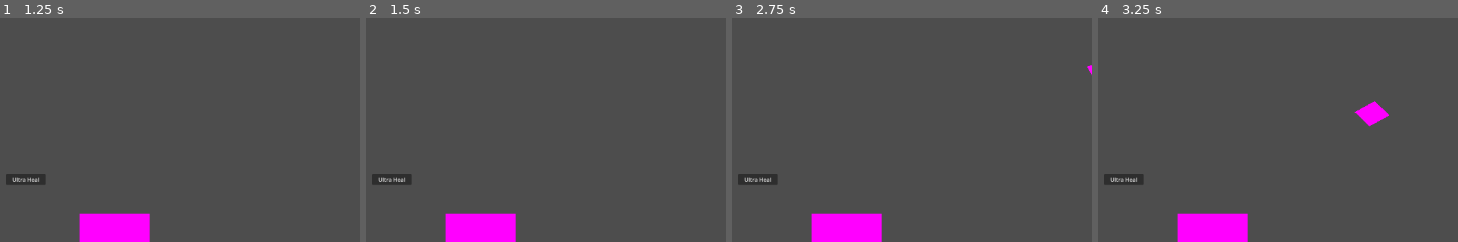
Above: before the commit, frames 1-4 (left to right).
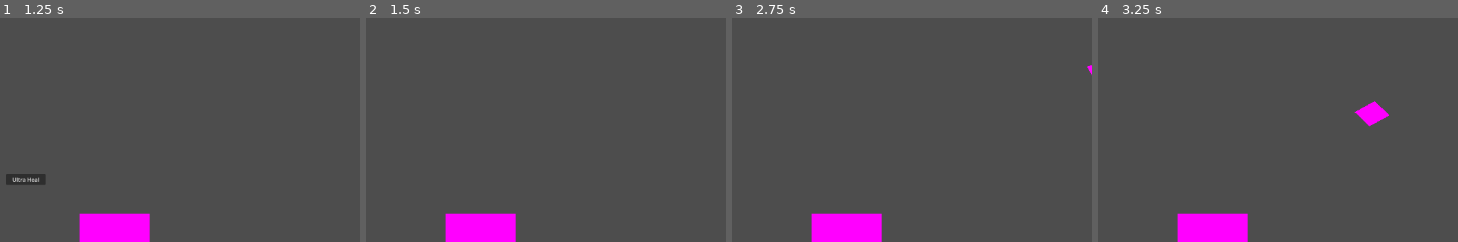
Above: after the commit, the same moments.

Repository: WolfMongress/from_the_shadows_ps_gamejam
Game: Godot game, scene res://battle_scene.tscn
Same seed, same stepped clock (60 frames per second), same inputs: the game is played once before the commit and once after it. Before the commit the project has no main scene; this scene is started directly in both runs.
Inputs (mouse positions are % of the whole screen's width and height, from its top left):
- Up to frame 1 (1.25 s): click "Attack" at 0.5 s
- Up to frame 2 (1.5 s): click "Ultra Heal" at 1.25 s
- Up to frame 3 (2.75 s): click (4, 59) at 2 s, where only the run before the commit has a clickable "Ultra Heal"
- Up to frame 4 (3.25 s): click (4, 59) at 2.75 s, where only the run before the commit has a clickable "Ultra Heal"
The pictures show only the part of the screen within x 0-50%, y 23-73%; the shares and areas given below are measured in that part.

Frame 1 is identical in both runs. In frame 2, 0.5% of the frame differs, in the area x 1-13%, y 69-75%; in frame 3, 0.5%; in frame 4, 0.5%.

Commit message:
fixed partner ui and readded phase 2

Diff:
--- a/Global.gd
+++ b/Global.gd
@@ -13,6 +13,9 @@
 
 var boss_turn = false
 var boss_phase_1 = true
+var boss_phase_2 = false
+
+var phase2_which_attack : int
 
 var boss_weakened
 var boss_ultra_weakened
--- a/battle_scene.tscn
+++ b/battle_scene.tscn
@@ -24,6 +24,26 @@
 wait_time = 2.8
 one_shot = true
 
+[node name="Phase 2 Attack 1" type="Timer" parent="."]
+wait_time = 2.1
+one_shot = true
+
+[node name="Phase 2 Attack 2" type="Timer" parent="."]
+wait_time = 2.1
+one_shot = true
+
+[node name="Phase 2 Attack 2 Delay" type="Timer" parent="."]
+wait_time = 5.0
+one_shot = true
+
+[node name="Phase 2 Attack 3" type="Timer" parent="."]
+wait_time = 1.5
+one_shot = true
+
+[node name="Phase 2 Attack 3 Delay" type="Timer" parent="."]
+wait_time = 3.0
+one_shot = true
+
 [node name="boss" parent="." instance=ExtResource("1_gyqp6")]
 position = Vector2(1046, 468)
 
@@ -34,9 +54,14 @@
 [node name="partner" parent="." instance=ExtResource("4_85tkj")]
 position = Vector2(135, 554)
 
-[node name="Enemy Projectile" type="Node2D" parent="." node_paths=PackedStringArray("phase1_timer")]
+[node name="Enemy Projectile" type="Node2D" parent="." node_paths=PackedStringArray("phase1_timer", "phase2_1_timer", "phase2_2_1_timer", "phase2_2_2_timer", "phase2_3_1_timer", "phase2_3_2_timer")]
 script = ExtResource("5_3ucay")
 phase1_timer = NodePath("../Timer")
+phase2_1_timer = NodePath("../Phase 2 Attack 1")
+phase2_2_1_timer = NodePath("../Phase 2 Attack 2")
+phase2_2_2_timer = NodePath("../Phase 2 Attack 2 Delay")
+phase2_3_1_timer = NodePath("../Phase 2 Attack 3")
+phase2_3_2_timer = NodePath("../Phase 2 Attack 3 Delay")
 metadata/_edit_group_ = true
 
 [node name="Path2D" type="Path2D" parent="Enemy Projectile"]
@@ -60,6 +85,14 @@
 
 [connection signal="timeout" from="Timer" to="Alchemia" method="_on_timer_timeout"]
 [connection signal="timeout" from="Timer" to="Enemy Projectile" method="_on_timer_timeout"]
+[connection signal="timeout" from="Phase 2 Attack 1" to="Alchemia" method="_on_phase_2_attack_1_timeout"]
+[connection signal="timeout" from="Phase 2 Attack 1" to="Enemy Projectile" method="_on_phase_2_attack_1_timeout"]
+[connection signal="timeout" from="Phase 2 Attack 2" to="Alchemia" method="_on_phase_2_attack_2_timeout"]
+[connection signal="timeout" from="Phase 2 Attack 2" to="Enemy Projectile" method="_on_phase_2_attack_2_timeout"]
+[connection signal="timeout" from="Phase 2 Attack 2 Delay" to="Enemy Projectile" method="_on_phase_2_attack_2_delay_timeout"]
+[connection signal="timeout" from="Phase 2 Attack 3" to="Alchemia" method="_on_phase_2_attack_3_timeout"]
+[connection signal="timeout" from="Phase 2 Attack 3" to="Enemy Projectile" method="_on_phase_2_attack_3_timeout"]
+[connection signal="timeout" from="Phase 2 Attack 3 Delay" to="Enemy Projectile" method="_on_phase_2_attack_3_delay_timeout"]
 [connection signal="player_turn" from="boss" to="Alchemia" method="_on_placeholderboss_player_turn"]
 [connection signal="attacking_regular" from="Alchemia" to="boss" method="_on_alchemia_attacking_regular"]
 [connection signal="bear_bear" from="Alchemia" to="partner" method="_on_alchemia_bear_bear"]
--- a/enemy_projectile.gd
+++ b/enemy_projectile.gd
@@ -5,7 +5,23 @@
 @export var speed = 200
 
 @export var phase1_timer : Timer
+
+#phase 2 fast single bottle
+@export var phase2_1_timer : Timer
+#phase 2 multi bottle
+@export var phase2_2_1_timer : Timer
+#phase 2 multi bottle 5s delays
+@export var phase2_2_2_timer : Timer
+#phase 2 dash
+@export var phase2_3_1_timer : Timer
+#phase 2 dash wind up
+@export var phase2_3_2_timer : Timer
+
 var projectile_out = false
+
+var rng = RandomNumberGenerator.new()
+
+var bottle_counter = 3
 
 func _ready():
 	$Path2D/PathFollow2D.progress_ratio
@@ -15,9 +31,26 @@
 	if Global.boss_turn != false:
 		path_follow.progress += speed * delta
 		if not projectile_out:
-			show()
-			phase1_timer.start()
-			projectile_out = true
+			if Global.boss_phase_1:
+				show()
+				phase1_timer.start()
+				projectile_out = true
+			elif Global.boss_phase_2:
+				var which_attack = rng.randi_range(0,2)
+				Global.phase2_which_attack = which_attack
+				match which_attack:
+					0:
+						projectile_out = true
+						print("a1")
+						phase2_1_timer.start()
+					1:
+						projectile_out = true
+						print("a2")
+						phase2_2_1_timer.start()
+					2:
+						projectile_out = true
+						print("a3")
+						phase2_3_2_timer.start()
 
 func _on_timer_timeout():
 	Global.boss_turn = false
@@ -25,3 +58,29 @@
 	projectile_out = false
 	self.hide()
 	$Path2D/PathFollow2D.progress_ratio = 0
+
+func _on_phase_2_attack_1_timeout():
+	Global.boss_turn = false
+	Global.player_turn = true
+	projectile_out = false
+
+func _on_phase_2_attack_2_delay_timeout():
+	phase2_2_1_timer.start()
+
+func _on_phase_2_attack_3_delay_timeout():
+	phase2_3_1_timer.start()
+
+func _on_phase_2_attack_2_timeout():
+	bottle_counter -= 1
+	if bottle_counter == 0:
+		projectile_out = false
+		Global.boss_turn = false
+		Global.player_turn = true
+		bottle_counter = 3
+	else:
+		phase2_2_1_timer.start()
+
+func _on_phase_2_attack_3_timeout():
+	Global.boss_turn = false
+	Global.player_turn = true
+	projectile_out = false
--- a/partner.gd
+++ b/partner.gd
@@ -3,7 +3,7 @@
 signal boss_turn
 
 func _process(delta):
-	if Global.partner_turn == true and Global.player_turn != true:
+	if Global.partner_turn == true:
 		$"Partner UI".show()
 		if Global.bear_bear:
 			$"Partner UI/Ultra Weaken".show()
@@ -47,7 +47,7 @@
 
 func _on_ultra_heal_pressed():
 	Global.partner_turn = false
+	$"Partner UI/Ultra Heal".hide()
 	$"Partner UI".hide()
-	$"Partner UI/Ultra Heal".hide()
 	Global.boss_turn = true
 	Global.player_health = (Global.player_health + 20)
--- a/placeholderboss.gd
+++ b/placeholderboss.gd
@@ -9,3 +9,10 @@
 	boss_health = Global.boss_health
 	boss_health_bar.emit(boss_health)
 	player_turn.emit()
+	if boss_health <= 0:
+		Global.boss_phase_1 = false
+		Global.boss_phase_2 = true
+		Global.boss_health = 1000
+		boss_health = Global.boss_health
+		boss_health_bar.emit(boss_health)
+		player_turn.emit()
--- a/player.gd
+++ b/player.gd
@@ -23,7 +23,7 @@
 		$"Primary UI".show()
 	elif Global.player_turn == false:
 		$"Primary UI".hide()
-		Global.partner_turn = true
+		#Global.partner_turn = true
 	if Global.player_health > 200:
 		Global.player_health = 200
 
@@ -119,3 +119,15 @@
 		Global.player_ultra_shield = false
 		Global.player_shield = false
 		print(Global.player_health)
+
+
+func _on_phase_2_attack_1_timeout():
+	Global.player_health -= 15
+
+
+func _on_phase_2_attack_2_timeout():
+	Global.player_health -= 15
+
+
+func _on_phase_2_attack_3_timeout():
+	Global.player_health -= 30
--- a/project.godot
+++ b/project.godot
@@ -11,6 +11,7 @@
 [application]
 
 config/name="from_the_shadows"
+run/main_scene="res://battle_scene.tscn"
 config/features=PackedStringArray("4.2", "GL Compatibility")
 
 [autoload]
